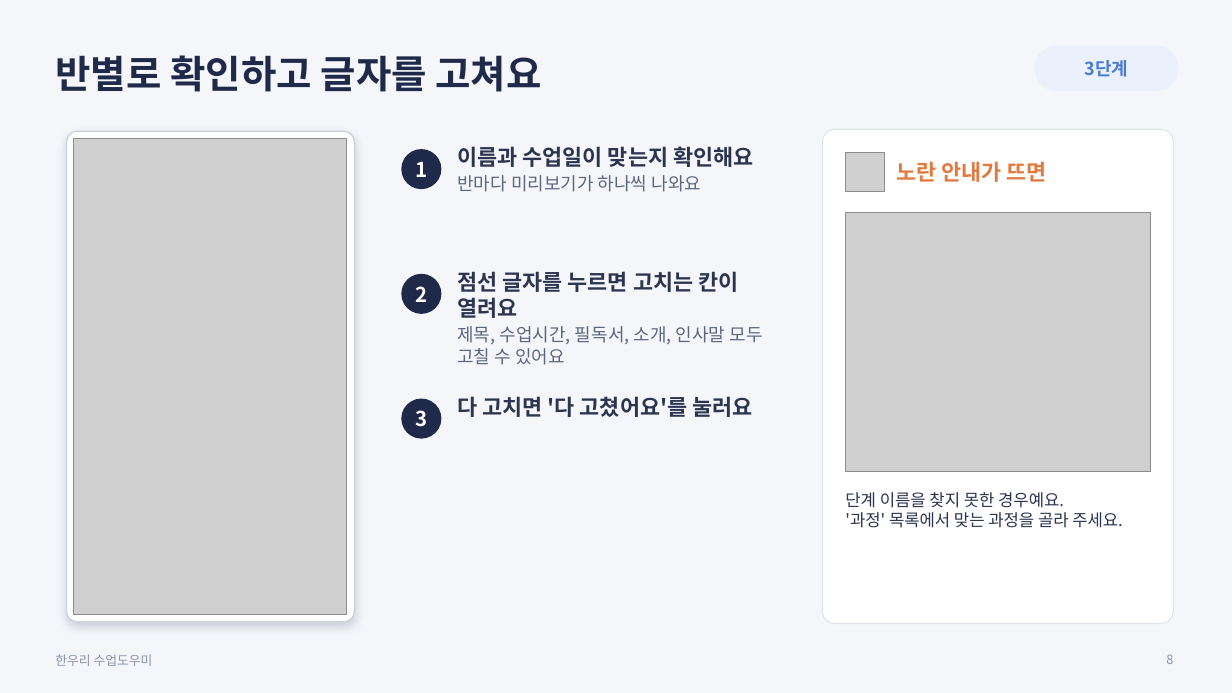
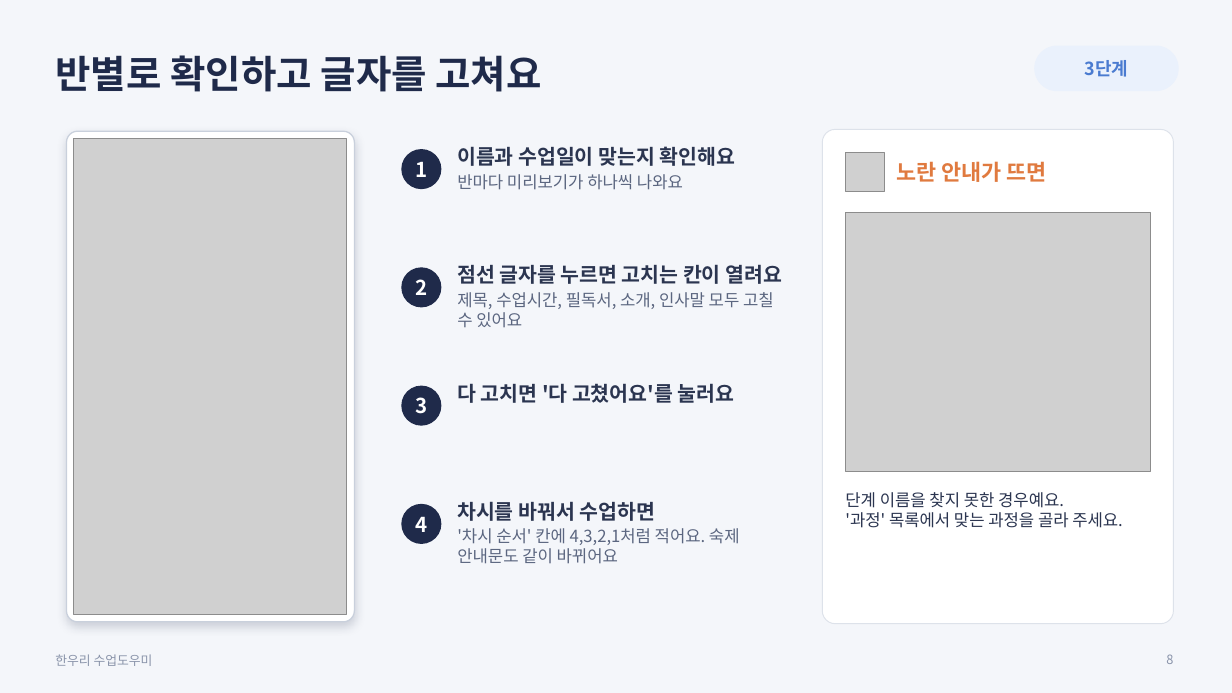
Before and after one commit to mijini164-ui/hanuri-homework-notice, a slide deck: slide 8 of forms/한우리_수업도우미_사용안내.pptx. Drawn at 1232x693 pixels with LibreOffice and Linux fonts; fonts in the diff are those of the drawing; grey boxes stand for pictures. Boxes give left, top, right and bottom in pixels: in the first picture for what was removed or moved away, otherwise in the second. Text is boxed around its words. In the diff, an @@ line names an element or a change of style, - is before the commit and + after.

```diff
--- a/forms/한우리_수업도우미_사용안내.pptx
+++ b/forms/한우리_수업도우미_사용안내.pptx
@@ text "이름과 수업일이 맞는지 확인해요" at [457, 146, 735, 190]: size 17 to 16 pt in "이름과 수업일이 맞는지 확인해요"; size 14 to 13 pt in "반마다 미리보기가 하나씩 나와요" @@
@@ text "2": place and size @@
-text "2" at [415, 286, 427, 302]
+text "2" at [415, 279, 427, 295]
@@ ellipse: place and size @@
-ellipse at [402, 274, 441, 313]
+ellipse at [402, 268, 441, 307]
@@ text "점선 글자를 누르면 고치는 칸이 ...": place and size @@
-text "점선 글자를 누르면 고치는 칸이 ..." at [457, 271, 763, 365]
+text "점선 글자를 누르면 고치는 칸이 ..." at [457, 264, 782, 327]
@@ text "점선 글자를 누르면 고치는 칸이 ..." at [457, 264, 782, 327]: size 17 to 16 pt in "점선 글자를 누르면 고치는 칸이 열려요"; size 14 to 13 pt in "제목, 수업시간, 필독서, 소개, 인사말 모두 고칠 ..." @@
@@ text "3": place and size @@
-text "3" at [415, 410, 427, 427]
+text "3" at [415, 397, 427, 414]
@@ ellipse: place and size @@
-ellipse at [402, 399, 441, 438]
+ellipse at [402, 386, 441, 425]
@@ text "다 고치면 '다 고쳤어요'를 눌러요": place and size @@
-text "다 고치면 '다 고쳤어요'를 눌러요" at [457, 396, 753, 417]
+text "다 고치면 '다 고쳤어요'를 눌러요" at [457, 383, 735, 403]
@@ text "다 고치면 '다 고쳤어요'를 눌러요" at [457, 383, 735, 403]: size 17 to 16 pt @@
@@ ellipse added at [402, 505, 441, 543], fill #1F2A4A, outline #1F2A4A 1 pt @@
@@ text added at [457, 501, 740, 564], 13 pt, text #5B6680 @@
+차시를 바꿔서 수업하면
+'차시 순서' 칸에 4,3,2,1처럼 적어요. 숙제 안내문도 같이 바뀌어요
@@ text added at [415, 516, 427, 532], 16 pt, text #FFFFFF, bold @@
+4
```
Also in this commit, not shown: 1 other file.
